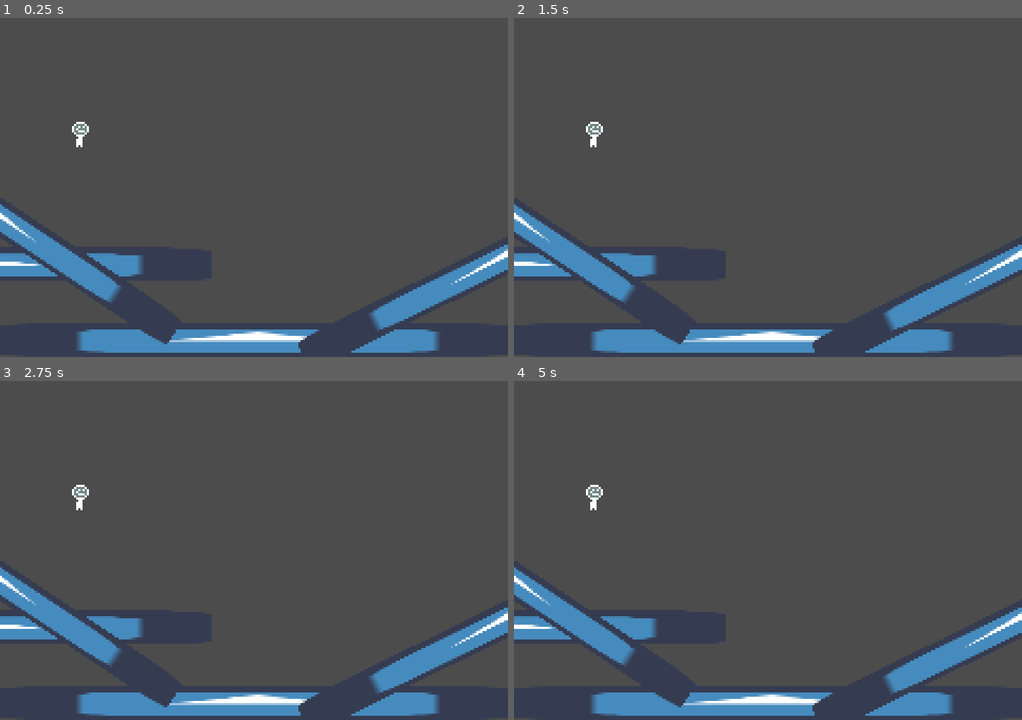
Above: before the commit, frames 1-4 (two rows, left to right).
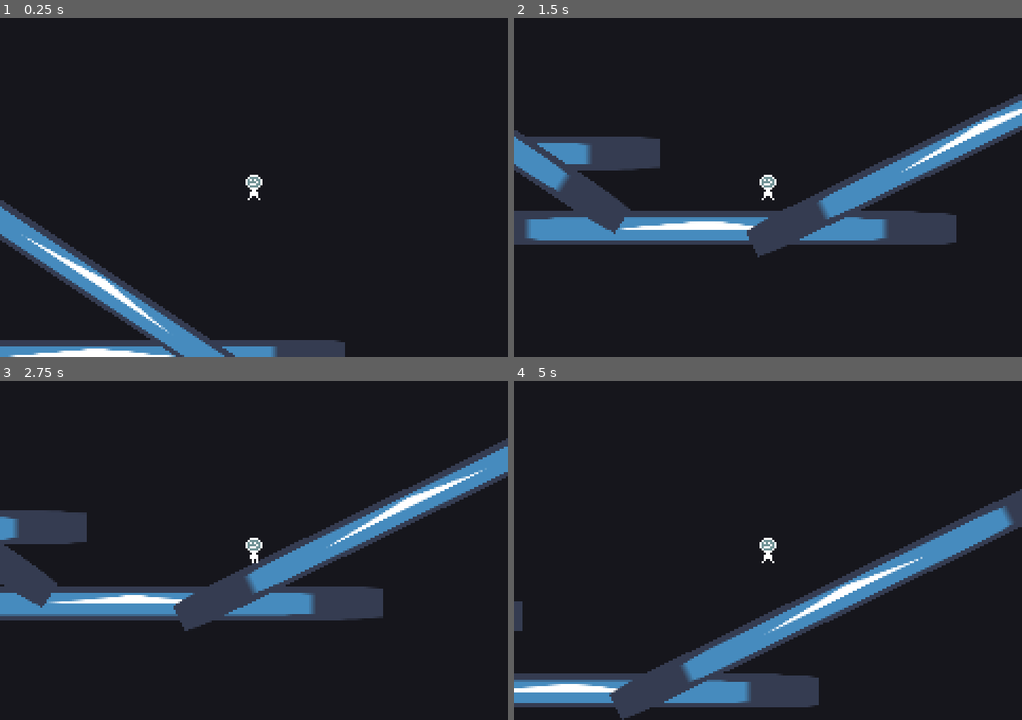
Above: after the commit, the same moments.

Repository: SlainHazel/MossVania
Game: Godot game, scene res://TestScene.tscn
The game is run twice, just before and just after one commit, with the same random seed, the same clock (stepped at 60 frames per second) and the same inputs. The engine's default icon, where the game draws it, is replaced by a stand-in: a white triangle on a blue panel in a dark square.
Inputs:
- Up to frame 1 (0.25 s): no input
- Up to frame 2 (1.5 s): hold Z (jump) 0.53-1.28 s; hold Right (right) from 0.53 s (still down); tap Z (jump) at 1.35 s
- Up to frame 3 (2.75 s): tap Z (jump) at 1.52, 1.82 s; release Right (right) at 2.03 s; hold Left (left) from 2.03 s (still down); hold Z (jump) from 2.03 s (still down)
- Up to frame 4 (5 s): release Left (left) at 2.78 s; release Z (jump) at 2.78 s; hold Right (right) 2.78-4.28 s; tap Z (jump) at 2.85, 3.02, 3.32, 4.35, 4.52, 4.82 s; hold Z (jump) 3.53-4.28 s; hold Left (left) from 4.28 s (still down)

The runs differ from the first frame. In frame 1, 96% of the frame differs, in the area x 0-100%, y 0-100%; in frame 2, 91%; in frame 3, 92%; in frame 4, 95%.
Error before the commit: Invalid operands 'Nil' and 'float' in operator '+'. (res://player/PlayerStates.gd:88)

Commit message:
Simplify player

Diff:
--- a/TestScene.tscn
+++ b/TestScene.tscn
@@ -46,3 +46,4 @@
 
 [node name="Player" parent="." instance=ExtResource( 2 )]
 position = Vector2( 37.551, 55.1074 )
+WALK_SPEED = 60
--- a/player/Player.gd
+++ b/player/Player.gd
@@ -1,12 +1,18 @@
 extends KinematicBody2D
 class_name Player
 
-export (int) var MAX_FALL_SPEED
+export (int) var WALK_SPEED = 60
+export (int) var JUMP_HEIGHT = 8
+export (int) var JUMP_SPEED = 80
+export (int) var MAX_FALL_SPEED = 200
+
+onready var animation = $AnimationPlayer
 
 var gravity = 200
 var horizontal_damping = 0.2
-var velocity = Vector2()
-var snap = Vector2(0,12)
+var direction = "left"
+var velocity = Vector2(80, -100)
+var snap = Vector2(0,6)
 
 var states = {}
 var state_stack = []
@@ -14,18 +20,23 @@
 func _ready():
 	var PlayerStates = load("res://player/PlayerStates.gd")
 	states = {
-		"Idle": PlayerStates.Idle.new(self),
-		"Walk": PlayerStates.Walk.new(self),
-		"JumpCharge": PlayerStates.JumpCharge.new(self),
+		"Ground": PlayerStates.Ground.new(self),
 		"Air": PlayerStates.Air.new(self),
+		"Jump": PlayerStates.Jump.new(self),
 	}
-	state_stack.push_front(states["Idle"])
+	state_stack.push_front(states["Ground"])
+
+func _process(delta):
+	if direction == "left":
+		$Sprite.flip_h = true
+	else: $Sprite.flip_h = false
 
 func _physics_process(delta):
 	state_stack[0].update(delta)
 
-	velocity = move_and_slide_with_snap(velocity, snap, Vector2(0,-1),
-		true, 4, 0.523599, true)
+	if velocity.y < MAX_FALL_SPEED:
+		velocity.y += gravity * delta
+	velocity = move_and_slide_with_snap(velocity, snap, Vector2(0,-1))
 
 	velocity.x *= pow(horizontal_damping, delta*4)
 
--- a/player/Player.tscn
+++ b/player/Player.tscn
@@ -1,24 +1,103 @@
-[gd_scene load_steps=5 format=2]
+[gd_scene load_steps=9 format=2]
 
 [ext_resource path="res://player/Player.gd" type="Script" id=1]
 [ext_resource path="res://player/player.png" type="Texture" id=2]
 
+[sub_resource type="CapsuleShape2D" id=1]
+radius = 4.0
+height = 1.0
+
 [sub_resource type="RayShape2D" id=2]
 length = 6.0
 
-[sub_resource type="RectangleShape2D" id=1]
-extents = Vector2( 4, 4 )
+[sub_resource type="Animation" id=5]
+resource_name = "air"
+length = 0.001
+tracks/0/type = "value"
+tracks/0/path = NodePath("Sprite:frame")
+tracks/0/interp = 1
+tracks/0/loop_wrap = true
+tracks/0/imported = false
+tracks/0/enabled = true
+tracks/0/keys = {
+"times": PoolRealArray( 0 ),
+"transitions": PoolRealArray( 1 ),
+"update": 1,
+"values": [ 8 ]
+}
+
+[sub_resource type="Animation" id=6]
+resource_name = "jump"
+length = 0.001
+tracks/0/type = "value"
+tracks/0/path = NodePath("Sprite:frame")
+tracks/0/interp = 1
+tracks/0/loop_wrap = true
+tracks/0/imported = false
+tracks/0/enabled = true
+tracks/0/keys = {
+"times": PoolRealArray( 0 ),
+"transitions": PoolRealArray( 1 ),
+"update": 1,
+"values": [ 10 ]
+}
+
+[sub_resource type="Animation" id=3]
+resource_name = "stand"
+length = 0.001
+tracks/0/type = "value"
+tracks/0/path = NodePath("Sprite:frame")
+tracks/0/interp = 1
+tracks/0/loop_wrap = true
+tracks/0/imported = false
+tracks/0/enabled = true
+tracks/0/keys = {
+"times": PoolRealArray( 0 ),
+"transitions": PoolRealArray( 1 ),
+"update": 1,
+"values": [ 0 ]
+}
+
+[sub_resource type="Animation" id=4]
+resource_name = "walk"
+length = 0.4
+loop = true
+tracks/0/type = "value"
+tracks/0/path = NodePath("Sprite:frame")
+tracks/0/interp = 1
+tracks/0/loop_wrap = true
+tracks/0/imported = false
+tracks/0/enabled = true
+tracks/0/keys = {
+"times": PoolRealArray( 0, 0.4 ),
+"transitions": PoolRealArray( 1, 1 ),
+"update": 0,
+"values": [ 0, 4 ]
+}
 
 [node name="Player" type="KinematicBody2D"]
 script = ExtResource( 1 )
+WALK_SPEED = 100
 MAX_FALL_SPEED = 500
 
 [node name="BodyShape" type="CollisionShape2D" parent="."]
-shape = SubResource( 2 )
-
-[node name="RaycastShape" type="CollisionShape2D" parent="."]
 position = Vector2( 0, -2 )
 shape = SubResource( 1 )
 
+[node name="RayShape" type="CollisionShape2D" parent="."]
+shape = SubResource( 2 )
+
 [node name="Sprite" type="Sprite" parent="."]
 texture = ExtResource( 2 )
+vframes = 4
+hframes = 8
+frame = 8
+
+[node name="Camera2D" type="Camera2D" parent="."]
+current = true
+
+[node name="AnimationPlayer" type="AnimationPlayer" parent="."]
+anims/air = SubResource( 5 )
+anims/jump = SubResource( 6 )
+anims/stand = SubResource( 3 )
+anims/walk = SubResource( 4 )
--- a/player/PlayerStates.gd
+++ b/player/PlayerStates.gd
@@ -1,10 +1,15 @@
-class Idle:
+class Ground:
 	var player: Player
-	func _init(p: Player): player = p
+	func _init(p): player = p
 
 	# Called on state entered
 	func enter():
-		player.horizontal_damping = 0.2
+		player.horizontal_damping = 0.05
+		player.snap = Vector2(0,6)
+		player.gravity = 2000
+
+		player.animation.play("stand")
+		print("Ground")
 
 	# Called on state exited
 	func exit():
@@ -12,25 +17,39 @@
 
 	# Handle Input
 	func input(event: InputEvent):
-		if event.is_action_pressed("left"):
-			player.change_state("Walk")
 		if event.is_action_pressed("jump"):
-			player.change_state("JumpCharge")
+			player.change_state("Jump")
 
 	# Handle physics
 	func update(delta):
-		print("State: Idle")
 		if not player.is_on_floor():
 			player.change_state("Air")
 
-class Walk:
+		var walk = 0
+		if Input.is_action_pressed("right"):
+			player.direction = "right"
+			walk += player.WALK_SPEED
+		if Input.is_action_pressed("left"):
+			player.direction = "left"
+			walk -= player.WALK_SPEED
+		if walk != 0:
+			player.animation.play("walk")
+			player.velocity.x = walk
+		else:
+			player.animation.play("stand")
+
+class Air:
 	var player: Player
-
-	func _init(p: Player): player = p
+	func _init(p): player = p
 
 	# Called on state entered
 	func enter():
-		pass
+		player.horizontal_damping = 0.9
+		player.snap = Vector2(0,6)
+		player.gravity = 200
+
+		player.animation.play("air")
+		print("Air")
 
 	# Called on state exited
 	func exit():
@@ -42,15 +61,30 @@
 
 	# Handle physics
 	func update(delta):
-		print("State: Walk")
+		player.animation.play("air")
+		if player.is_on_floor():
+			player.change_state("Ground")
 
-class JumpCharge:
+		if Input.is_action_pressed("left"):
+			player.velocity.x -= player.WALK_SPEED * delta
+		if Input.is_action_pressed("right"):
+			player.velocity.x += player.WALK_SPEED* delta
+
+class Jump:
 	var player: Player
-	func _init(p: Player): player = p
+	func _init(p): player = p
+
+	var height
 
 	# Called on state entered
 	func enter():
-		pass
+		player.horizontal_damping = 0.9
+		player.snap = Vector2(0,0)
+		player.gravity = 200
+
+		player.animation.play("jump")
+		height = player.position.y - player.JUMP_HEIGHT
+		player.velocity.y = -player.JUMP_SPEED
 
 	# Called on state exited
 	func exit():
@@ -62,31 +96,8 @@
 
 	# Handle physics
 	func update(delta):
-		print("State: JumpCharge")
+#		if player.position.y > height:
+#			player.velocity.y = -player.JUMP_SPEED
 
-class Air:
-	var player: Player
-	var airtime
-
-	func _init(p: Player): player = p
-
-	# Called on state entered
-	func enter():
-		player.horizontal_damping = 0.8
-
-	# Called on state exited
-	func exit():
-		pass
-
-	# Handle Input
-	func input(event):
-		pass
-
-	# Handle physics
-	func update(delta):
-		print("State: Air")
-		airtime += delta
-		if player.is_on_floor():
-			airtime = 0
-			player.change_state("Idle")
-		player.velocity.y += player.gravity * delta
+		if player.velocity.y > 0 or player.is_on_ceiling():
+			player.change_state("Air")
--- a/project.godot
+++ b/project.godot
@@ -81,13 +81,8 @@
 "events": [ Object(InputEventKey,"resource_local_to_scene":false,"resource_name":"","device":0,"alt":false,"shift":false,"control":false,"meta":false,"command":false,"pressed":false,"scancode":90,"unicode":0,"echo":false,"script":null)
  ]
 }
-walk={
-"deadzone": 0.5,
-"events": [ Object(InputEventKey,"resource_local_to_scene":false,"resource_name":"","device":0,"alt":false,"shift":false,"control":false,"meta":false,"command":false,"pressed":false,"scancode":16777231,"unicode":0,"echo":false,"script":null)
-, Object(InputEventKey,"resource_local_to_scene":false,"resource_name":"","device":0,"alt":false,"shift":false,"control":false,"meta":false,"command":false,"pressed":false,"scancode":16777233,"unicode":0,"echo":false,"script":null)
- ]
-}
 
 [rendering]
 
+environment/default_clear_color=Color( 0.0901961, 0.0901961, 0.113725, 1 )
 environment/default_environment="res://default_env.tres"
Binary file changed: player/player.png
Not shown, added: player/player.xcf
